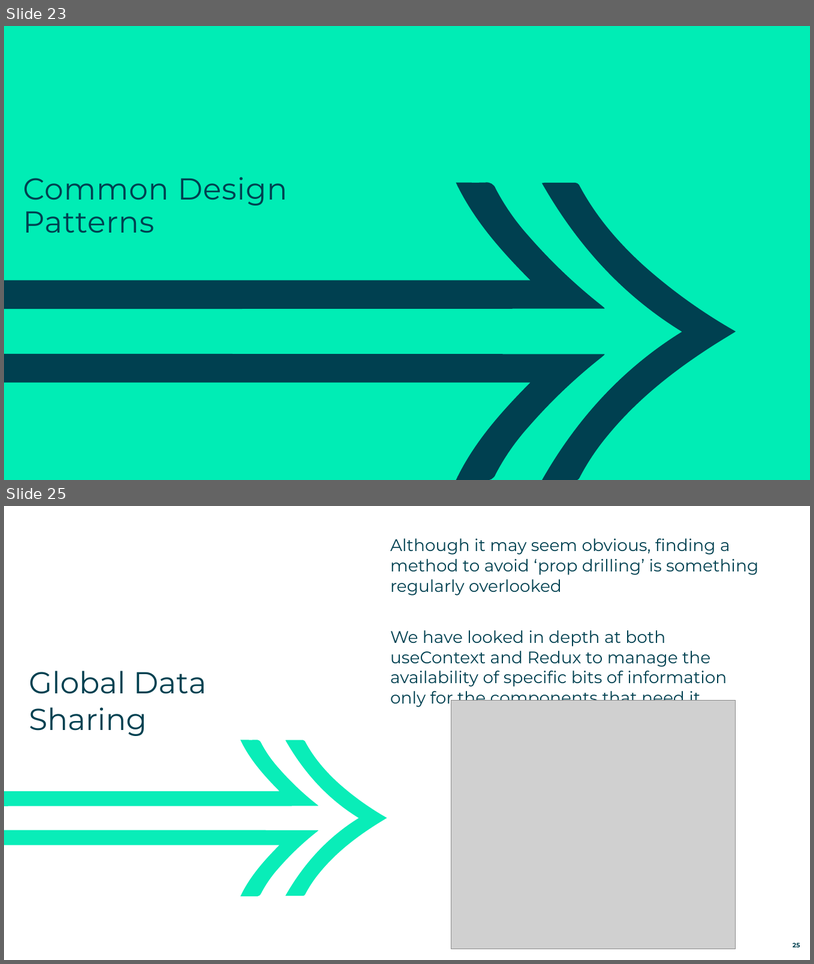
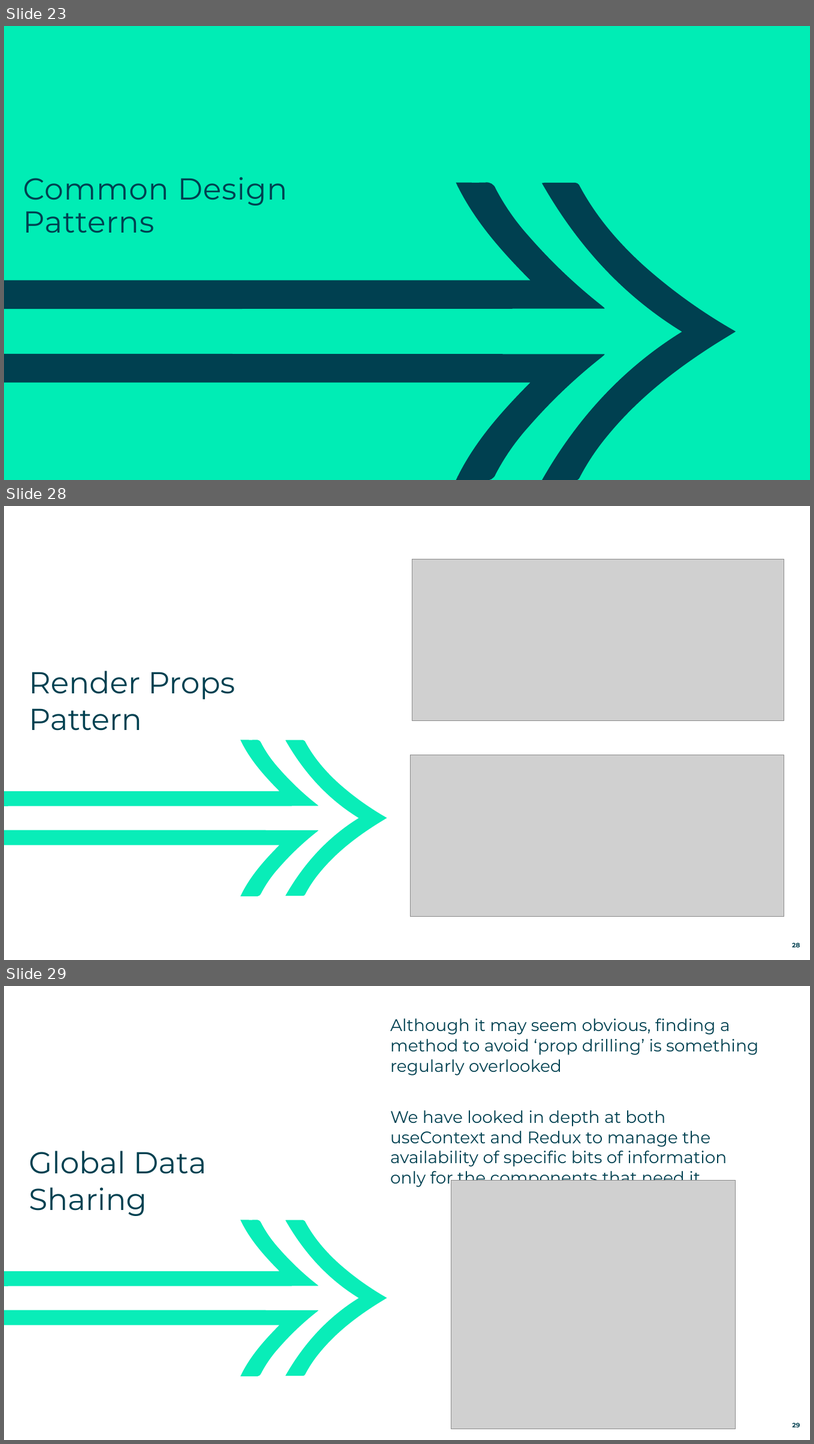
Before and after one commit to AndySmithQA/QAADVREACTJS-Tutor, a slide deck: Day5/5-Patterns.pptx. Shown one above the other, each under a label of ours: slides 23 and 25 before the commit, slides 23, 28 and 29 after it; the slides between them are not shown. The pictures are 814x964 and 814x1444 pixels, drawn with LibreOffice and Linux fonts; fonts in the diff are those of the drawing; grey boxes stand for pictures. Boxes give left, top, right and bottom in pixels: in the first picture for what was removed or moved away, otherwise in the second. Text is boxed around its words. In the diff, an @@ line names an element or a change of style, - is before the commit and + after.

Commit message:
RenderProps addition to day 5

```diff
--- a/Day5/5-Patterns.pptx
+++ b/Day5/5-Patterns.pptx
@@ slide 28 added at bbox=[4, 506, 810, 960], background #FFFFFF; not listed: 3 template elements that a slide beside it also shows @@
@@ picture added at bbox=[413, 559, 785, 721] @@
@@ text added at bbox=[29, 670, 235, 730], 36 pt, text #004050 @@
+Render Props Pattern
@@ picture added at bbox=[411, 754, 785, 916] @@
@@ page number added at bbox=[792, 942, 800, 947], 7.6 pt, text #004050, bold @@
+28
@@ what was slide 25 is now slide 29 @@
```
Also in this commit, not shown: 1 slide changed, 3 other slides added, 14 other files.
